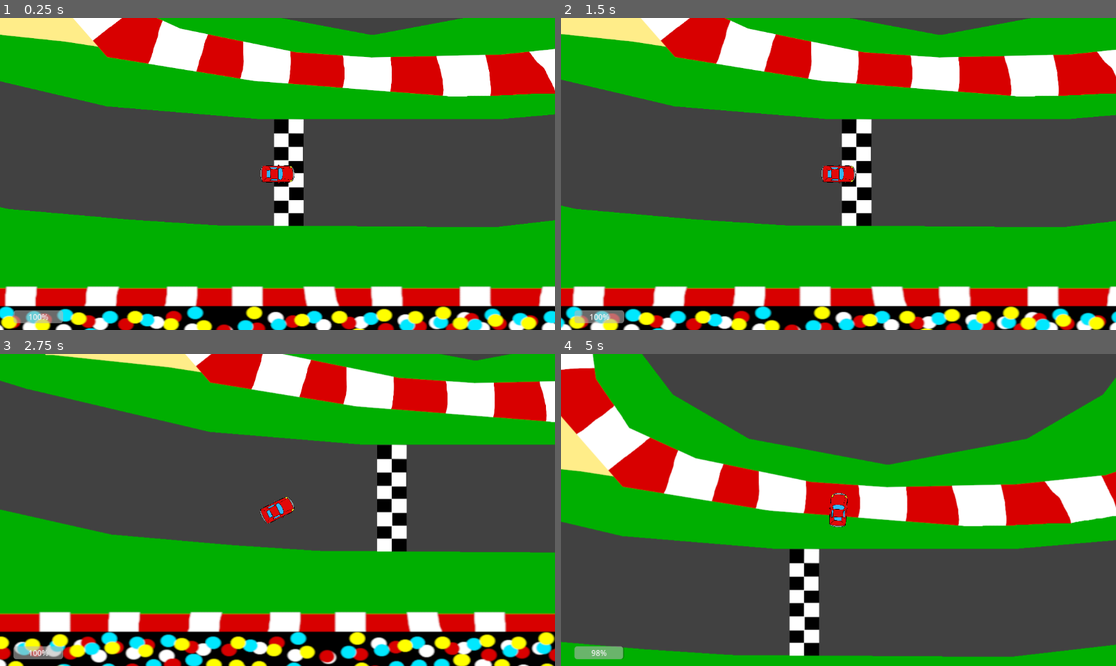
Above: before the commit, frames 1-4 (two rows, left to right).
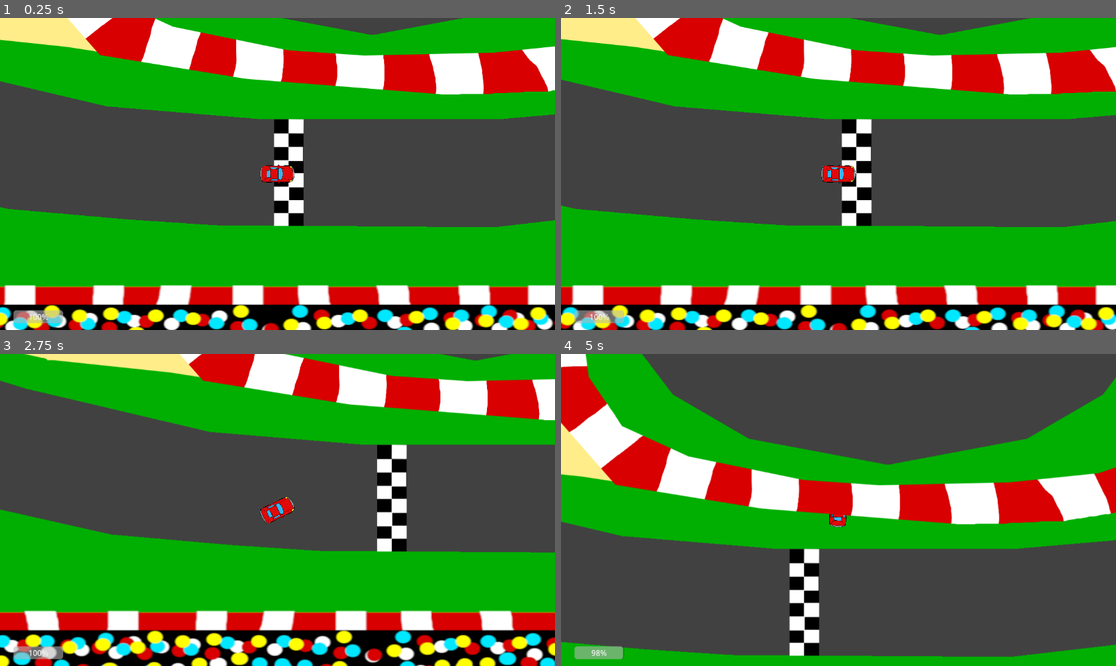
Above: after the commit, the same moments.

Repository: gnol-on-the-beat/Mario-kart-test
Game: Godot game, scene res://levesl/game level.tscn
Two runs of this game, one before a commit and one after it. Both use one fixed random seed, a clock stepped at 60 frames per second and the inputs below.
Inputs:
- Up to frame 1 (0.25 s): no input
- Up to frame 2 (1.5 s): tap Enter at 0.5 s; hold D (turn_right) 0.53-1.28 s; hold Space (drift) 0.53-1.28 s; hold S (brake) from 1.28 s (still down); tap Shift (turbo) at 1.35 s
- Up to frame 3 (2.75 s): release S (brake) at 2.03 s; hold D (turn_right) from 2.03 s (still down); hold Space (drift) from 2.03 s (still down)
- Up to frame 4 (5 s): release D (turn_right) at 2.78 s; release Space (drift) at 2.78 s; hold W (accelerate) 2.78-3.53 s; tap Shift (turbo) at 2.85, 4.35 s; hold Space (drift) 3.53-4.28 s; hold A (turn_left) from 3.53 s (still down)

The runs differ from the first frame. In frame 1, 11% of the frame differs, in the area x 0-100%, y 0-100%; in frame 2, 11%; in frame 3, 13%; in frame 4, 4.3%.

Commit message:
Separated assets in game level

Diff:
--- a/bil test/levesl/game level.tscn
+++ b/bil test/levesl/game level.tscn
@@ -1,8 +1,11 @@
-[gd_scene load_steps=4 format=3 uid="uid://cga3qnq6p0dhd"]
+[gd_scene load_steps=7 format=3 uid="uid://cga3qnq6p0dhd"]
 
 [ext_resource type="PackedScene" uid="uid://bpucqdq5661hn" path="res://art/car.tscn" id="1_rof8s"]
 [ext_resource type="Texture2D" uid="uid://bqx38gwcy4nhy" path="res://art/track.png" id="2_uo2na"]
 [ext_resource type="Script" path="res://art/TubroBar.gd" id="3_gjory"]
+[ext_resource type="Texture2D" uid="uid://6t6h0chhhl71" path="res://art/sand.png" id="4_ofng8"]
+[ext_resource type="Texture2D" uid="uid://q5o2x58rrrit" path="res://art/bumpers.png" id="5_7v2a0"]
+[ext_resource type="Texture2D" uid="uid://bhbbjsdtmc2w2" path="res://art/stands.png" id="6_0yr28"]
 
 [node name="Node2D" type="Node2D"]
 
@@ -41,8 +44,26 @@
 value = 1.0
 script = ExtResource("3_gjory")
 
-[node name="Area2D" type="Area2D" parent="."]
+[node name="Sand" type="Area2D" parent="."]
+z_index = -4
 
-[node name="CollisionPolygon2D" type="CollisionPolygon2D" parent="Area2D"]
+[node name="Sprite2D" type="Sprite2D" parent="Sand"]
+position = Vector2(499, -451)
+texture = ExtResource("4_ofng8")
+
+[node name="Bumbers" type="Area2D" parent="."]
+
+[node name="Sprite2D" type="Sprite2D" parent="Bumbers"]
+position = Vector2(481, -466)
+texture = ExtResource("5_7v2a0")
+
+[node name="CollisionPolygon2D" type="CollisionPolygon2D" parent="Bumbers"]
+polygon = PackedVector2Array(0, 0)
+
+[node name="Stands" type="Area2D" parent="."]
+
+[node name="Sprite2D" type="Sprite2D" parent="Stands"]
+position = Vector2(502, -465)
+texture = ExtResource("6_0yr28")
 
 [connection signal="fuel_changed" from="Car" to="CanvasLayer/TubroBar" method="_on_car_fuel_changed"]
Binary file added: bil test/art/bumpers.png
Not shown, added: bil test/art/bumpers.png.import
Binary file added: bil test/art/sand.png
Not shown, added: bil test/art/sand.png.import
Binary file added: bil test/art/stands.png
Not shown, added: bil test/art/stands.png.import
Binary file changed: bil test/art/track.png
